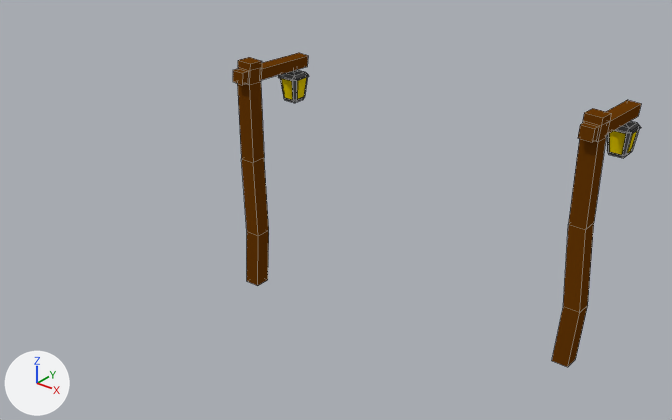
What one commit did to the Blender file 3DGameSettings.blend.
Both versions are drawn from a 50 mm camera at (11.53, -4.6, 6.24) aimed at (5.4, 3.05, 1.49). Arrows for +X, +Y and +Z are at lower left; the lights stay in place. Mesh edges are drawn as thin lines. The same objects are shown in both versions, whatever each file hides.

Objects in the first picture: 'Empty.002', 'Lantern1'.
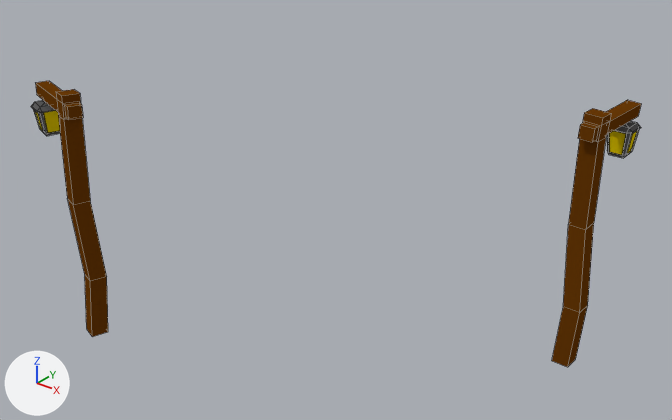
Boxes [x1, y1, x2, y2] around the edits, measured in the pictures (672 x 420 px):
'Empty.002', moved, turned
    before: [233, 53, 309, 286]
    after: [31, 81, 108, 337]

The edits, one by one:
Object 'Empty.002' (ob_empty_002) moves from (4.0, 3.131, 0.0) to (3.311, 1.038, 0.0).
Object 'Empty.002' (ob_empty_002) turns from (0, 0, 0) to (0, 0, 71) degrees about x, y and z.
